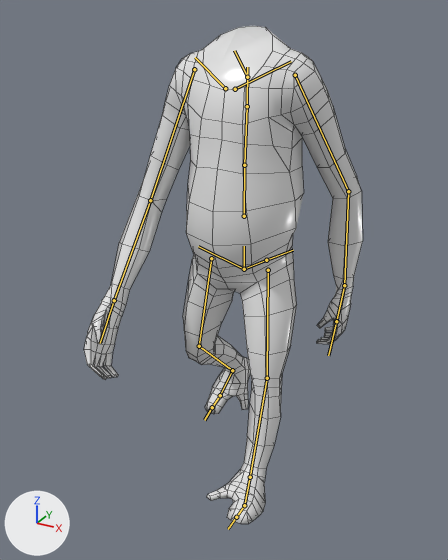
Two versions of the FBX model Assets/Animations/walk.fbx, one commit apart.
Camera for both pictures: a 50 mm camera at (0.748, -1.441, 1.345) aimed at (-0.024, -0.037, 0.643). Lighting does not change. The marker at lower left points along +X, +Y and +Z. The older version comes first. Both versions are drawn at frame 45 of the action 'metarig|Walk'; the numbers are the values there. The bones that change, and the others that lie on the model, are drawn over the model as lines. Mesh edges are drawn as thin lines.

The first picture shows 'chimp'.
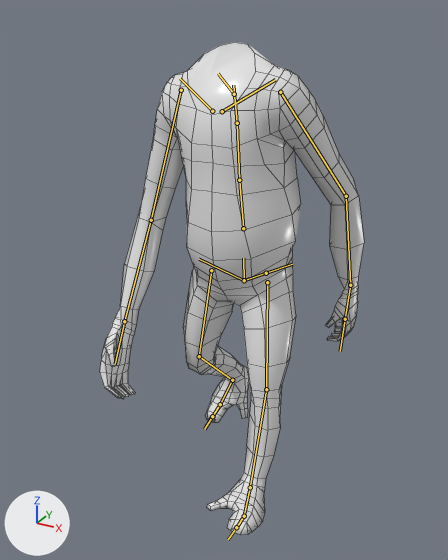
Edits to the bpy script that builds the scene:
```text
Change bone_spine:
    where bone_spine = bpy.data.objects['metarig'].pose.bones['spine']
    bone_spine.location: (0.0, 0.052, -0.002) -> (0.0, 0.0, 0.0)
Change bone_spine_001:
    where bone_spine_001 = bpy.data.objects['metarig'].pose.bones['spine.001']  # child of 'spine'
    bone_spine_001.rotation_quaternion: (0.998, 0.065, 0.0, 0.0) -> (0.992, 0.123, -0.004, 0.02)  # degrees (7, 0, 0) -> degrees (14, -1, 2)
```

Where the change shows, as pixel boxes [x1, y1, x2, y2] in the pictures (448 x 560 px):
'chimp', posed: before [84, 26, 363, 524]; after [100, 42, 364, 535]
bone 'spine', root to tip: before (244, 269) to (244, 246); after (244, 280) to (243, 258)
bone 'spine.001', root to tip: before (244, 216) to (244, 165); after (243, 228) to (239, 180)
